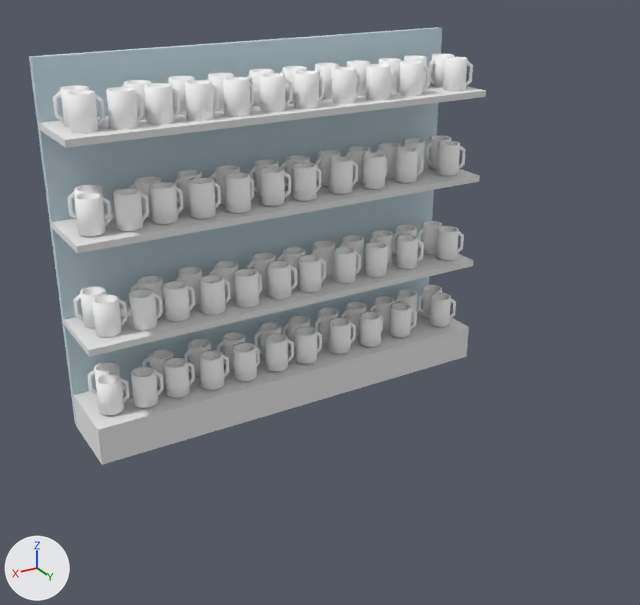
The Blender file theroom/excersizes/souvenirbutik/reol2.blend: old version first, new version second.
Rendered twice from a 50 mm lens placed at (4.34, 8.05, 4.98), pointed at (0.18, 1.11, 1.51). Lighting does not change. The marker at lower left points along +X, +Y and +Z.
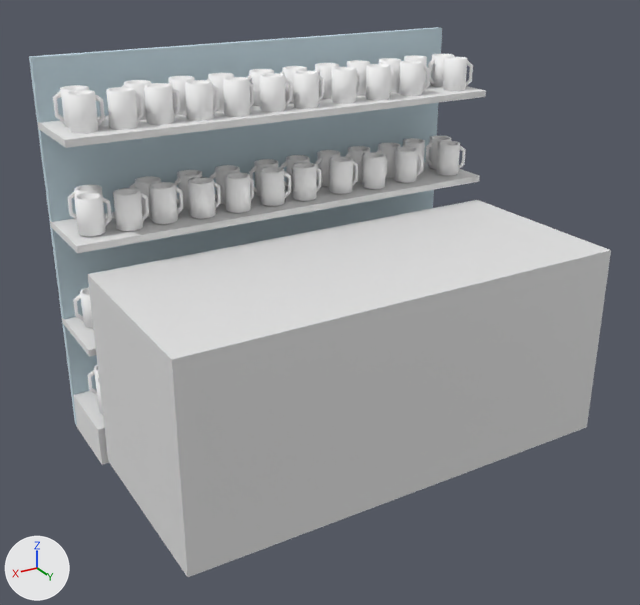
The change, as a diff of the scene's bpy script:
```diff
--- a/theroom/excersizes/souvenirbutik/reol2.blend.py
+++ b/theroom/excersizes/souvenirbutik/reol2.blend.py
@@ me_cube @@
+me_cube.from_pydata(...)  # a box spanning x -1.0..1.0, y -1.0..1.0, z -1.0..1.0
@@ ob_front_zone @@
+ob_front_zone = bpy.data.objects.new('front.zone', me_cube)
+ob_front_zone.location = (-0.01, 1.5, 1.03)
+ob_front_zone.scale = (2.29, 1.0, 1.0)
```

What differs and where, as boxes [x1, y1, x2, y2] in the pictures (640 x 605 px):
'front.zone', added
    after: [88, 200, 611, 577]
'Cube.004', unchanged, covered by the edit
    before: [73, 307, 469, 465]
    after: [73, 389, 109, 465]
'Cube.003', unchanged, covered by the edit
    before: [62, 247, 473, 357]
    after: [62, 315, 96, 357]
